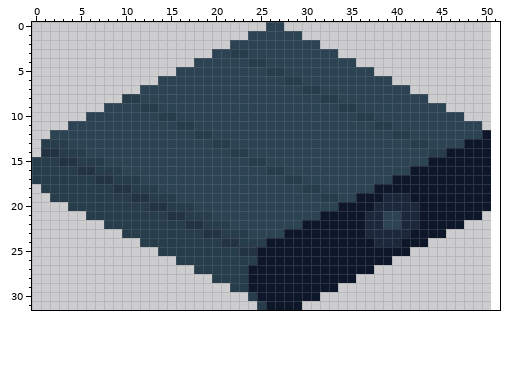
Two states of a pixel-art sprite, assets/belt.png. Above, as it was before the edit.
The file is 51x32 pixels. Colours within 5 levels of each other are drawn and written as one. The old version is drawn lined up with the new one, on the new canvas.
After:
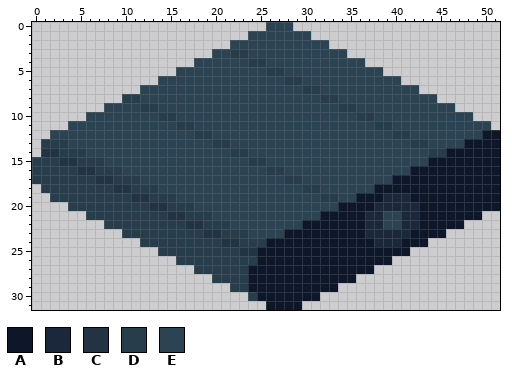
Palette (. is transparent): A #0e1729  B #1b283b  C #223343  D #273d4b  E #2b4352
What changed:
canvas 51x32 -> 52x32
There is now colour A in rows 12 to 20 at x 51.
There is now colour E in row 0 at x 28; in row 1 at x 30; in row 2 at x 32; in row 3 at x 34; in row 4 at x 36; in row 5 at x 38.
There is now colour E in row 6 at x 40; in row 7 at x 42; in row 8 at x 44; in row 9 at x 46; in row 10 at x 48; in row 11 at x 50.
The edit erases colour D in row 31 at x 25.
Changed places in both pictures, as pixel boxes (x1, y1, x2, y2):
added: (284, 22, 500, 211)
erased: (257, 301, 266, 310)
